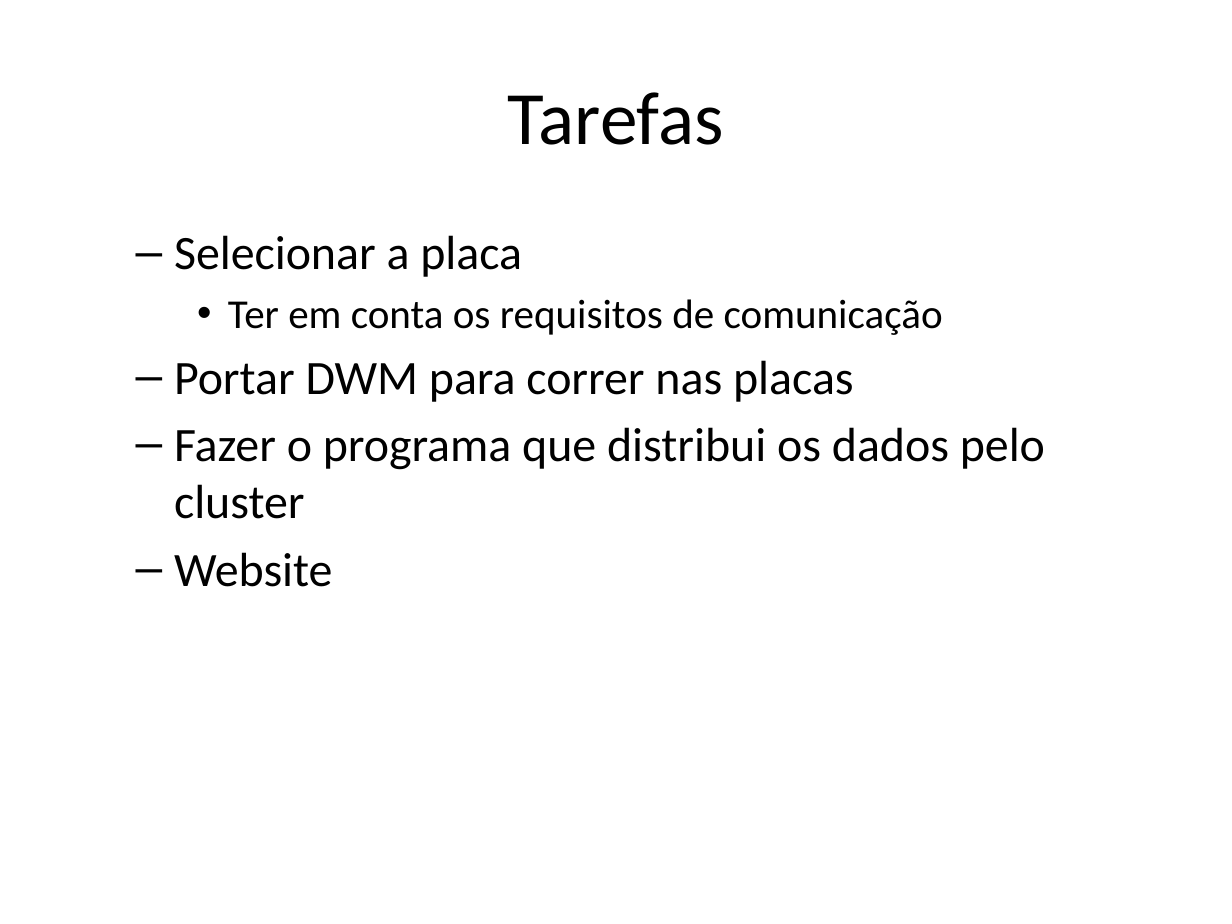
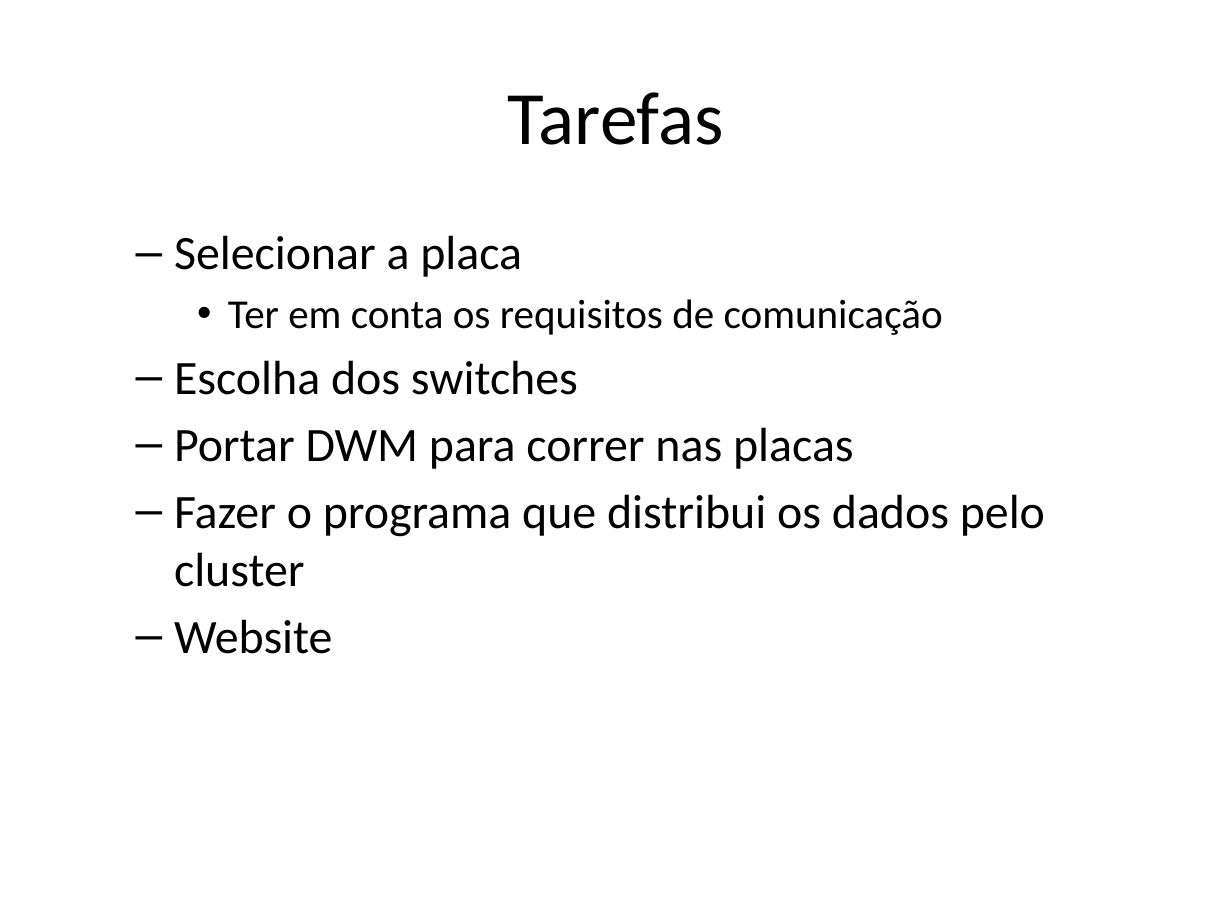
Before and after one commit to Meshotron2/comunication, a slide deck: slide 6 of m1-presentation/presentation.pptx (slide 5 before the commit). Drawn at 1232x924 pixels with LibreOffice and Linux fonts; fonts in the diff are those of the drawing. Boxes give left, top, right and bottom in pixels: in the first picture for what was removed or moved away, otherwise in the second. Text is boxed around its words. In the diff, an @@ line names an element or a change of style, - is before the commit and + after.

```diff
--- a/m1-presentation/presentation.pptx
+++ b/m1-presentation/presentation.pptx
@@ text at <box>174,360,578,395</box>: paragraph added @@
+  – Escolha dos switches
```
Also in this commit, not shown: 4 other slides changed, 1 slide added, 3 other files.
